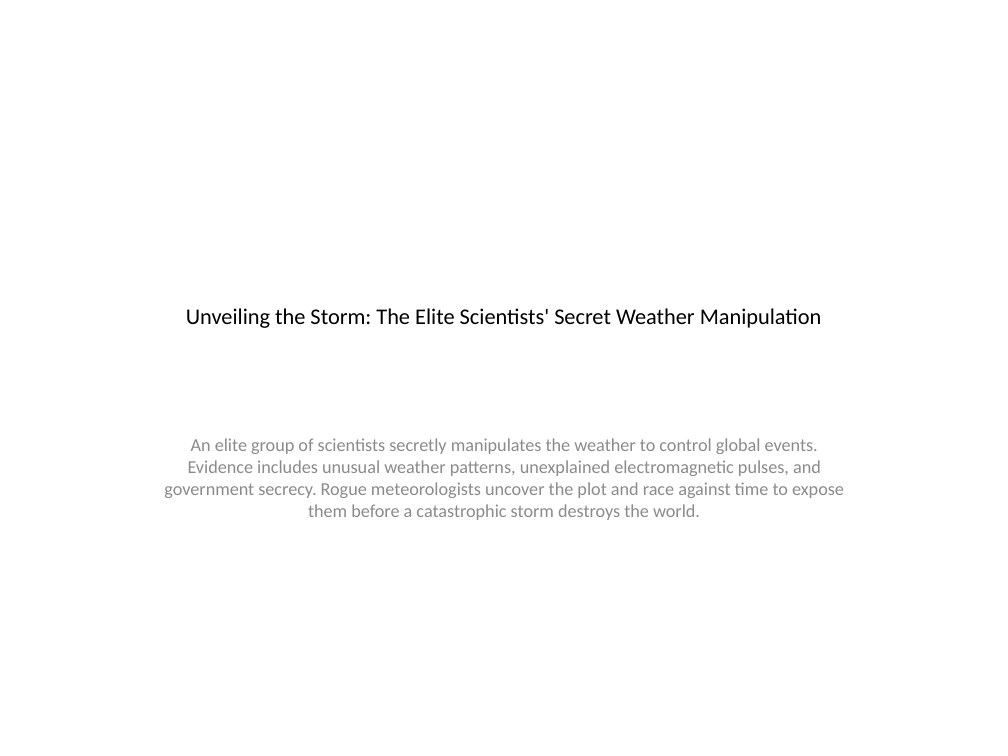
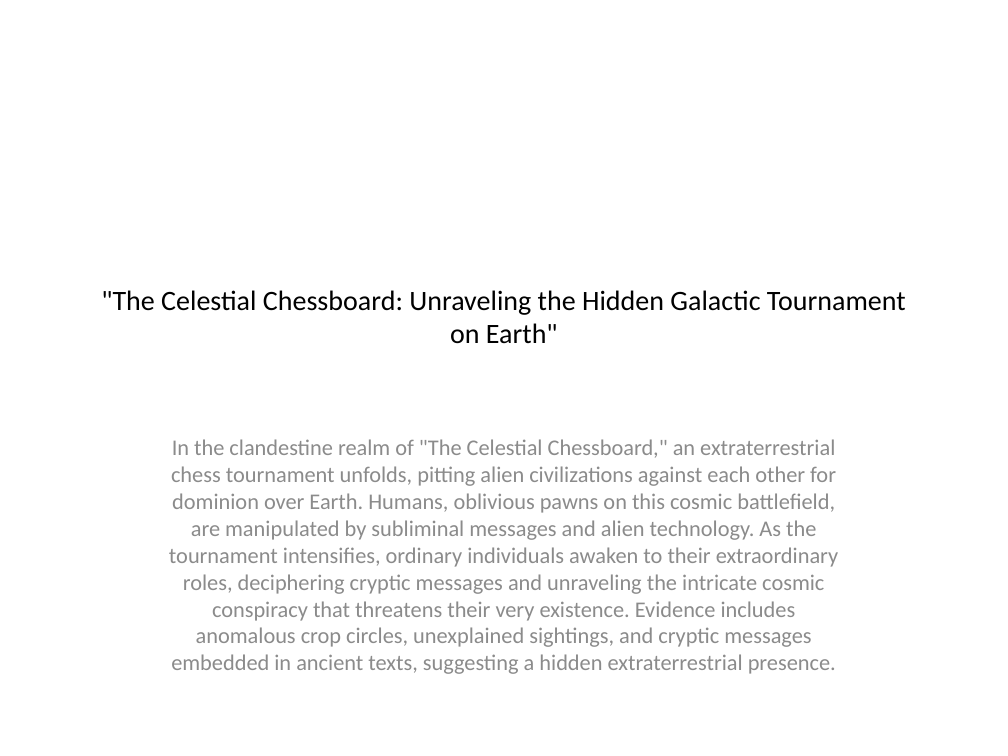
Before and after one commit to 0Armaan025/conspiracy-ppt-generator-api, a slide deck: slide 1 of generated_presentation.pptx. Drawn at 1008x756 pixels with LibreOffice and Linux fonts; fonts in the diff are those of the drawing. Boxes give left, top, right and bottom in pixels: in the first picture for what was removed or moved away, otherwise in the second. Text is boxed around its words. In the diff, an @@ line names an element or a change of style, - is before the commit and + after.

```diff
--- a/generated_presentation.pptx
+++ b/generated_presentation.pptx
@@ title at [101,290,906,344]: text changed; size 16 to 20 pt @@
-Unveiling the Storm: The Elite Scientists' Secret Weather Manipulation
+"The Celestial Chessboard: Unraveling the Hidden Galactic Tournament on Earth"
@@ subtitle at [169,439,838,674]: text changed; size 13 to 16 pt @@
-An elite group of scientists secretly manipulates the weather to control global events. Evidence includes unusual weather patterns, unexplained electromagnetic pulses, and government secrecy. Rogue meteorologists uncover the plot and race against time to expose them before a catastrophic storm destroys the world.
+In the clandestine realm of "The Celestial Chessboard," an extraterrestrial chess tournament unfolds, pitting alien civilizations against each other for dominion over Earth. Humans, oblivious pawns on this cosmic battlefield, are manipulated by subliminal messages and alien technology. As the tournament intensifies, ordinary individuals awaken to their extraordinary roles, deciphering cryptic messages and unraveling the intricate cosmic conspiracy that threatens their very existence. Evidence includes anomalous crop circles, unexplained sightings, and cryptic messages embedded in ancient texts, suggesting a hidden extraterrestrial presence.
```
Also in this commit, not shown: 3 slides added, 3 slides removed, 2 other files.
